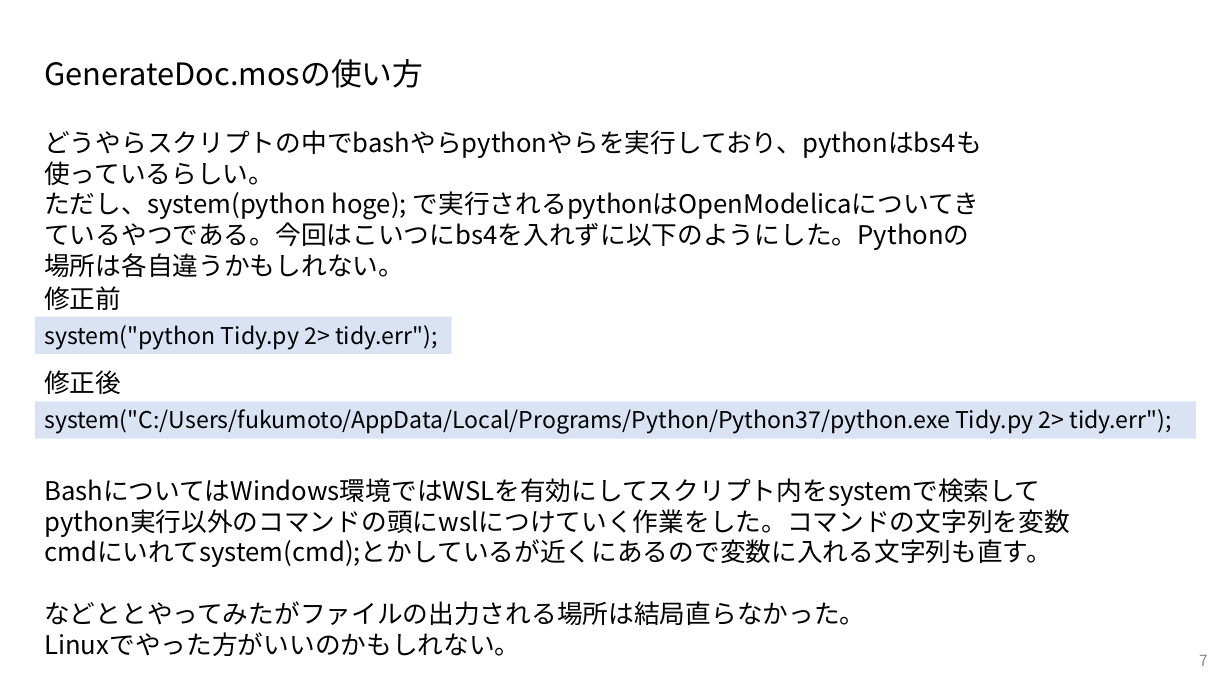
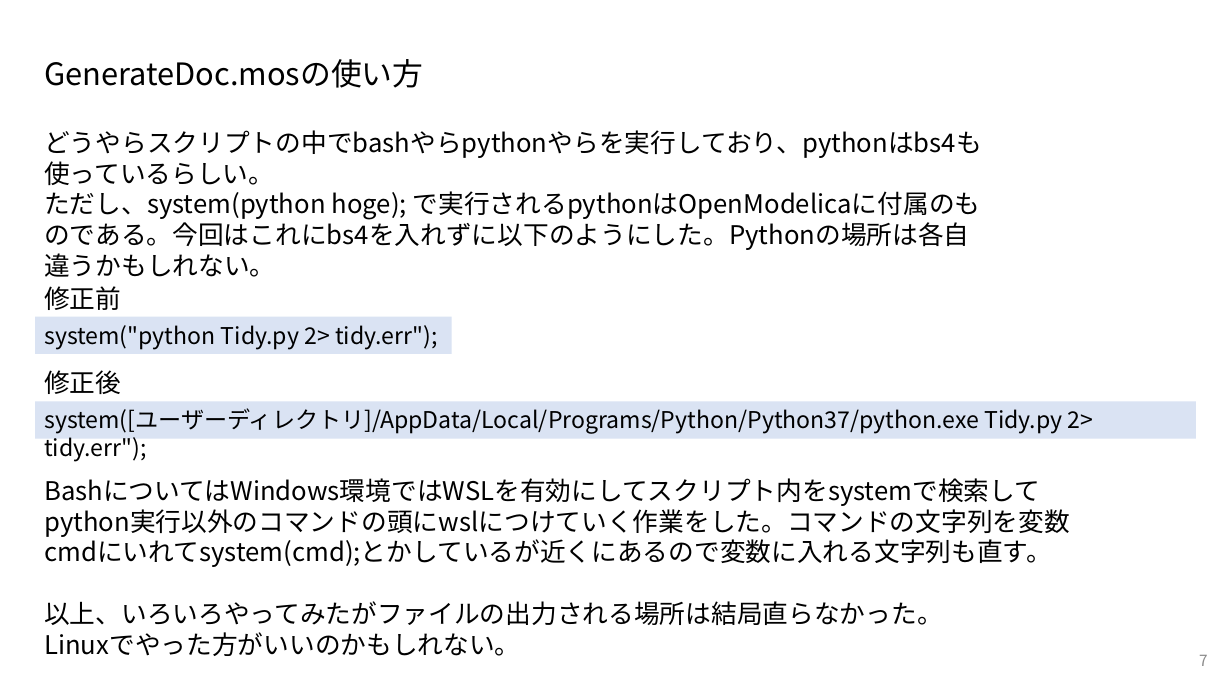
Before and after one commit to kinonotofu/tofulog, a slide deck: slide 7 of document/20190525_GenerateDoc.pptx. Drawn at 1232x693 pixels with LibreOffice and Linux fonts; fonts in the diff are those of the drawing. Boxes give left, top, right and bottom in pixels: in the first picture for what was removed or moved away, otherwise in the second. Text is boxed around its words. In the diff, an @@ line names an element or a change of style, - is before the commit and + after.

Commit message:
revise file

```diff
--- a/document/20190525_GenerateDoc.pptx
+++ b/document/20190525_GenerateDoc.pptx
@@ text at bbox=[44, 191, 981, 277]: text changed @@
-ただし、system(python hoge); で実行されるpythonはOpenModelicaについてきているやつである。今回はこいつにbs4を入れずに以下のようにした。Pythonの場所は各自違うかもしれない。
+ただし、system(python hoge); で実行されるpythonはOpenModelicaに付属のものである。今回はこれにbs4を入れずに以下のようにした。Pythonの場所は各自違うかもしれない。
@@ text in rectangle at bbox=[44, 408, 1094, 462]: text changed @@
-system("C:/Users/fukumoto/AppData/Local/Programs/Python/Python37/python.exe Tidy.py 2> tidy.err");
+system([ユーザーディレクトリ]/AppData/Local/Programs/Python/Python37/python.exe Tidy.py 2> tidy.err");
@@ text at bbox=[44, 601, 942, 625]: text changed @@
-などととやってみたがファイルの出力される場所は結局直らなかった。
+以上、いろいろやってみたがファイルの出力される場所は結局直らなかった。
```
Also in this commit, not shown: 2 other slides changed.
